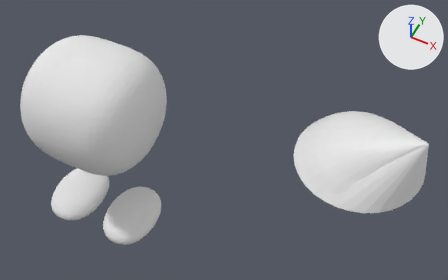
Two versions of the Blender file models/Blends/character_alt.blend, one commit apart.
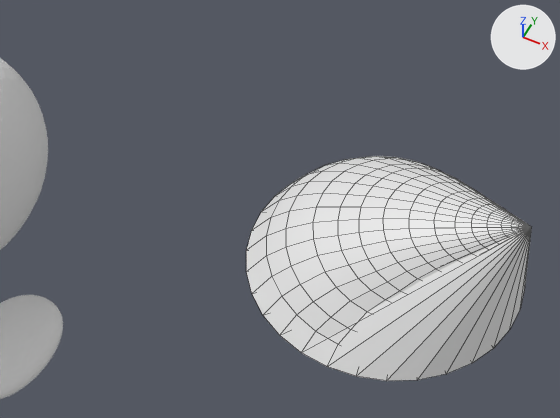
Each version is shown whole from a 50 mm lens placed at (4.5, -4.87, 6.37), pointed at (1.89, 0.35, -0.16), then close up from a 50 mm lens placed at (4.5, -2.59, 4.15), pointed at (3.29, -0.17, 1.13). The lights are fixed; the arrows at upper right show +X, +Y and +Z. The close-ups show mesh edges as thin lines.
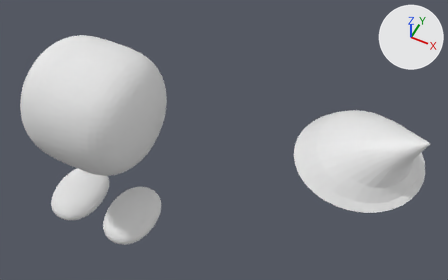
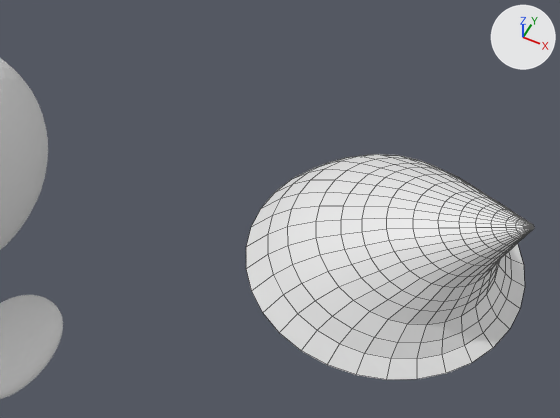
What differs and where, as boxes (x1, y1, x2, y2) in the close-ups (560 x 418 px):
'Cone', reshaped: before (246, 156, 531, 381); after (246, 154, 534, 380)
part 1 of me_cone, deleted: before (323, 225, 531, 381)

The change, as a list of edits to the scene's bpy script:
```text
Change me_cone:
    used by ob_cone; location = (3.825, 0.0, 0.776); scale = (0.771, 0.771, 0.428)
    remove me_cone.from_pydata(...)  # 514 vertices, 544 faces; spans x -0.47..1.53, y -1.0..1.0, z -0.94..1.06
    add me_cone.from_pydata(...)  # 513 vertices, 512 faces; spans x -0.47..1.53, y -1.0..1.0, z -0.94..1.02
    me_cone part 1
    1 vertex is removed from x 0.53, y 0.0, z 1.06
    32 faces are deleted
```
